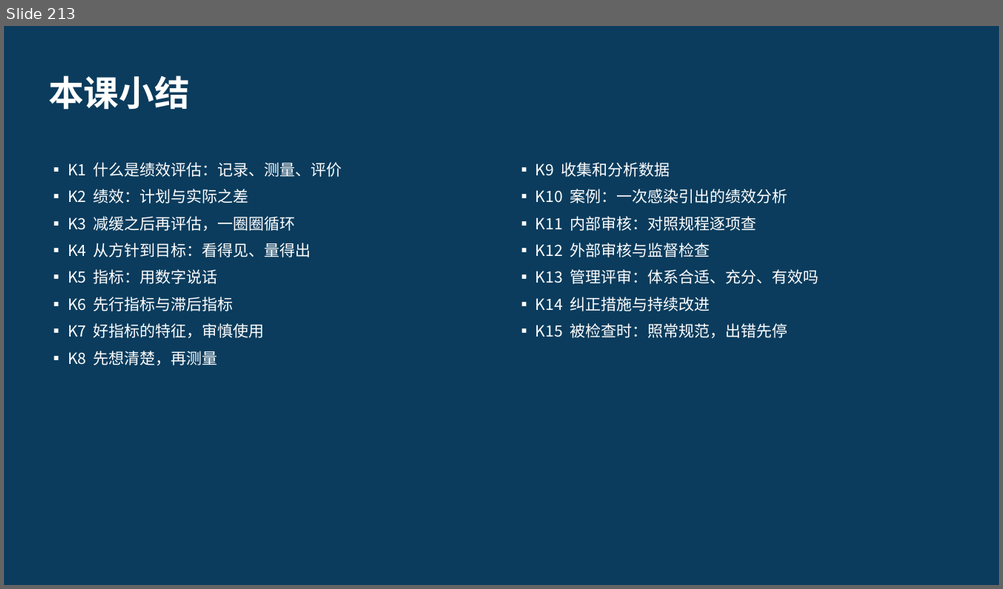
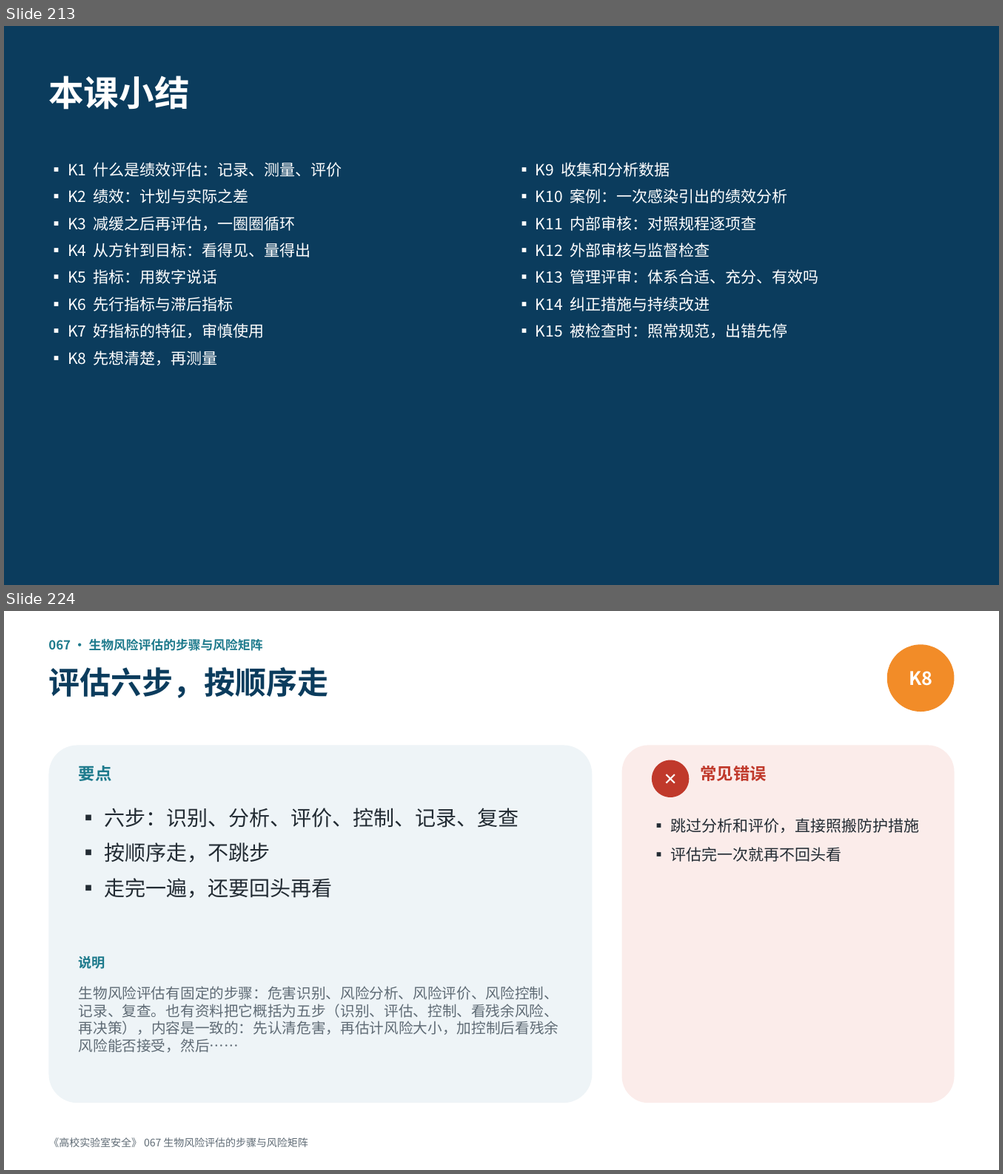
Before and after one commit to hanrongwx-max/videoyoutubo, a slide deck: course/高校实验室安全/课件/第6章_生物安全.pptx. Shown one above the other, each under a label of ours: slide 213 before the commit, slides 213 and 224 after it; the slides between them are not shown. The pictures are 1003x589 and 1003x1174 pixels, drawn with LibreOffice and Linux fonts; fonts in the diff are those of the drawing. Boxes give left, top, right and bottom in pixels: in the first picture for what was removed or moved away, otherwise in the second. Text is boxed around its words. In the diff, an @@ line names an element or a change of style, - is before the commit and + after.

```diff
--- a/course/高校实验室安全/课件/第6章_生物安全.pptx
+++ b/course/高校实验室安全/课件/第6章_生物安全.pptx
@@ slide 224 added at bbox=[4, 611, 999, 1170], background #FFFFFF @@
@@ text added at bbox=[48, 638, 263, 651], 12 pt, text #1D7A8C, bold @@
+067 · 生物风险评估的步骤与风险矩阵
@@ ellipse added at bbox=[887, 644, 954, 712], fill #F28C28, 18 pt, text #FFFFFF, bold @@
+K8
@@ text added at bbox=[48, 667, 328, 698], 30 pt, text #0B3C5D, bold @@
+评估六步，按顺序走
@@ rounded rectangle added at bbox=[48, 745, 592, 1103], fill #EEF4F7 @@
@@ text added at bbox=[79, 766, 112, 781], 16 pt, text #1D7A8C, bold @@
+要点
@@ rounded rectangle added at bbox=[622, 745, 954, 1103], fill #FBECEA @@
@@ ellipse added at bbox=[652, 760, 689, 797], fill #C0392B, 16 pt, text #FFFFFF, bold @@
+✕
@@ text added at bbox=[700, 766, 765, 781], 16 pt, text #C0392B, bold @@
+常见错误
@@ text added at bbox=[104, 808, 519, 898], 20 pt, text #222B33 @@
+▪ 六步：识别、分析、评价、控制、记录、复查
+▪ 按顺序走，不跳步
+▪ 走完一遍，还要回头再看
@@ text added at bbox=[671, 818, 919, 862], 15 pt, text #222B33 @@
+▪ 跳过分析和评价，直接照搬防护措施
+▪ 评估完一次就再不回头看
@@ text added at bbox=[79, 957, 105, 969], 13 pt, text #1D7A8C, bold @@
+说明
@@ text added at bbox=[79, 986, 558, 1053], 14 pt, text #5F6B75 @@
+生物风险评估有固定的步骤：危害识别、风险分析、风险评价、风险控制、记录、复查。也有资料把它概括为五步（识别、评估、控制、看残余风险、再决策），内容是一致的：先认清危害，再估计风险大小，加控制后看残余风险能否接受，然后……
@@ text added at bbox=[48, 1138, 307, 1147], 10 pt, text #5F6B75 @@
+《高校实验室安全》 067 生物风险评估的步骤与风险矩阵
```
Also in this commit, not shown: 22 other slides added, 2 other files.
